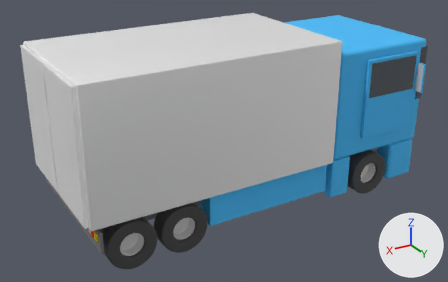
Two versions of the OBJ model src/assets/car2.obj, one commit apart.
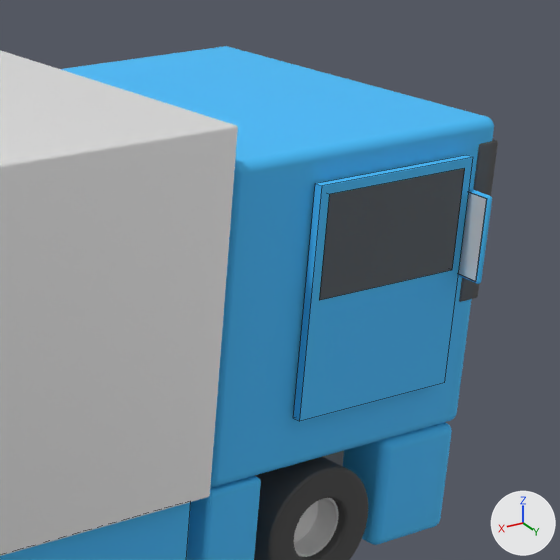
Each version appears first whole from a camera (50 mm lens) standing at (9459.0, 21542.0, 13780.0) and looking at (-3433.0, 54.0, 3036.0), and next in a close-up on the part from 59% to 100% of the width and 0% to 65% of the height. Arrows for +X, +Y and +Z are at lower right; the lights stay in place. The close-ups show mesh edges as thin lines. Where no turn or scale is listed for an object, it has been applied to the vertices.

Before the edit, the objects in view are built like this:
```python
me_前挡风 = bpy.data.meshes.new('前挡风')
me_前挡风.from_pydata(...)  # 248 vertices, 266 faces; spans x -12217.0..-11817.0, y -3027.0..3021.0, z 4345.0..6777.0
me_前挡风.materials.append(mat_玻璃)  # grey #707070
me_立方体_7 = bpy.data.meshes.new('立方体.7')
me_立方体_7.from_pydata(...)  # a box spanning x -11523.0..-8621.0, y 3050.0..3185.0, z 3177.0..6657.0
me_立方体_7.materials.append(mat_车体3)  # blue #45bffd
me_立方体_9 = bpy.data.meshes.new('立方体.9')
me_立方体_9.from_pydata(...)  # a box spanning x -11372.0..-8772.0, y 3056.0..3191.0, z 4987.0..6521.0
me_立方体_9.materials.append(mat_玻璃)  # grey #707070
ob_前挡风 = bpy.data.objects.new('前挡风', me_前挡风)
ob_前挡风.location = (0.0, 0.0, 0.0)
ob_立方体_7 = bpy.data.objects.new('立方体.7', me_立方体_7)
ob_立方体_7.location = (0.0, 0.0, 0.0)
ob_立方体_9 = bpy.data.objects.new('立方体.9', me_立方体_9)
ob_立方体_9.location = (0.0, 0.0, 0.0)
# also in view: '立方体.2' at (-9692.0, -3.0, 4717.0); '立方体.6' at (-3990.0, -3.0, 1584.0); '立方体.9_2' at (-11541.0, 3327.0, 5504.0); '管道.1_4' at (-9406.0, 2639.0, 1183.0); '集装箱' at (-1579.0, -3.0, 5045.0)
```
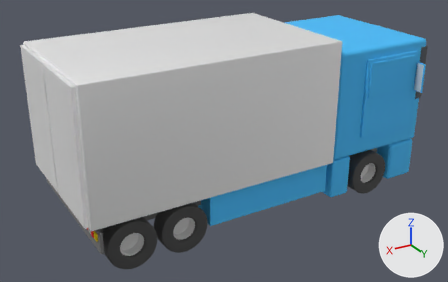
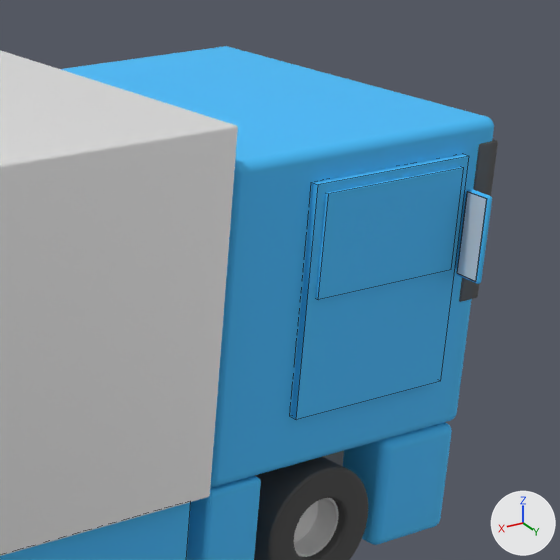
Changed parts and their boxes [x1, y1, x2, y2] in the close-ups (560 x 560 px):
'立方体.7', mesh moved
    before: [293, 155, 473, 421]
    after: [291, 154, 469, 419]
'立方体.9', recoloured
    both: [315, 167, 465, 300]

The change, as a diff of the scene's bpy script:
```diff
--- a/src/assets/car2.obj.py
+++ b/src/assets/car2.obj.py
@@ me_立方体_7 @@
 me_立方体_7.from_pydata(...)  # 8 vertices, 6 faces; spans x -11523.0..-8621.0, y 3050.0..3185.0, z 3177.0..6657.0
 # used by ob_立方体_7; location = (0.0, 0.0, 0.0)
+# me_立方体_7 part 1: the whole mesh is moved by (0.0, -76.0, 0.0)
 me_立方体_7.materials.append(mat_车体3)
@@ me_立方体_9 @@
 me_立方体_9.from_pydata(...)  # 8 vertices, 6 faces; spans x -11372.0..-8772.0, y 3056.0..3191.0, z 4987.0..6521.0
-me_立方体_9.materials.append(mat_玻璃)  # grey #707070
+me_立方体_9.materials.append(mat_车体3)  # blue #45bffd
```
